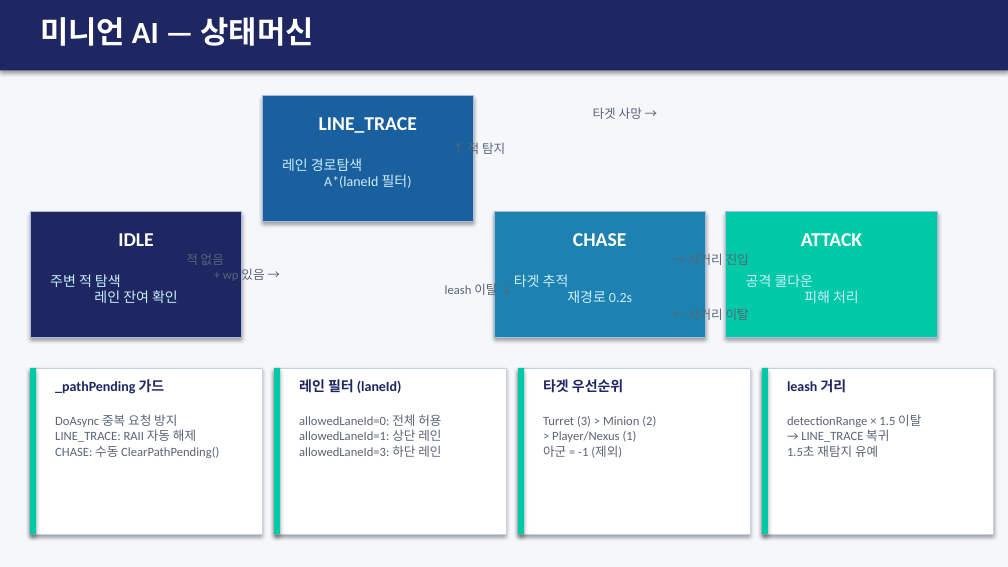
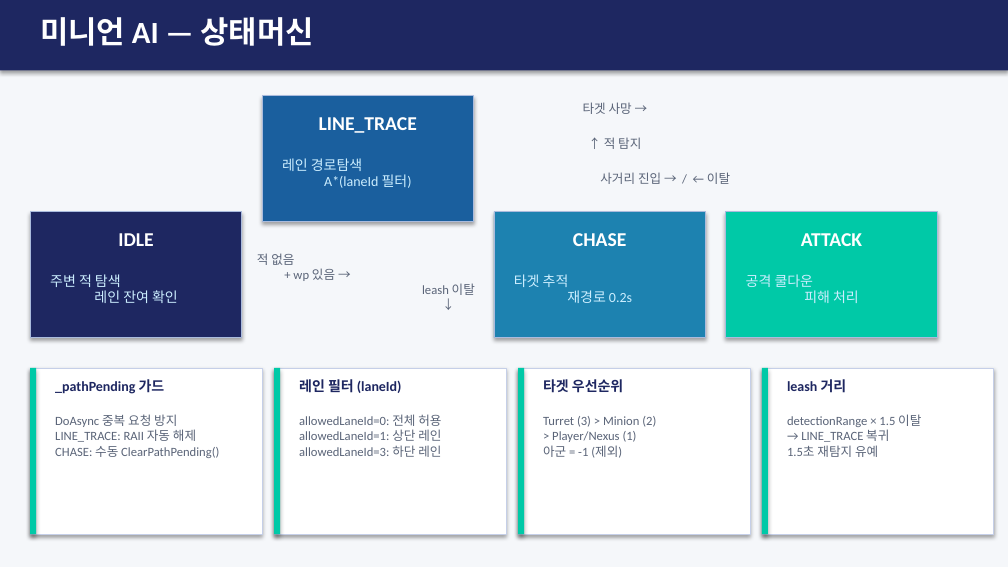
Before and after one commit to shkim4548/GW2, a slide deck: slide 6 of GW2_Portfolio.pptx. Drawn at 1008x567 pixels with LibreOffice and Linux fonts; fonts in the diff are those of the drawing. Boxes give left, top, right and bottom in pixels: in the first picture for what was removed or moved away, otherwise in the second. Text is boxed around its words. In the diff, an @@ line names an element or a change of style, - is before the commit and + after.

```diff
--- a/GW2_Portfolio.pptx
+++ b/GW2_Portfolio.pptx
@@ text "타겟 사망 →": place and size @@
-text "타겟 사망 →" at [593, 107, 642, 119]
+text "타겟 사망 →" at [583, 102, 632, 114]
@@ text "↑ 적 탐지" rewrapped from [468, 140, 505, 157] to [604, 137, 641, 149] @@
@@ text at [600, 172, 730, 184]: text changed @@
-→ 사거리 진입
+사거리 진입 → / ← 이탈
@@ text "적 없음 + wp 있음 ...": place and size @@
-text "적 없음 + wp 있음 ..." at [186, 254, 264, 283]
+text "적 없음 + wp 있음 ..." at [257, 253, 335, 281]
@@ text "leash 이탈 ↓" rewrapped from [445, 281, 497, 298] to [422, 283, 475, 295] @@
@@ text removed at [688, 306, 921, 426] @@
-← 사거리 이탈
```
Also in this commit, not shown: 3 other slides changed, 16 other files.
